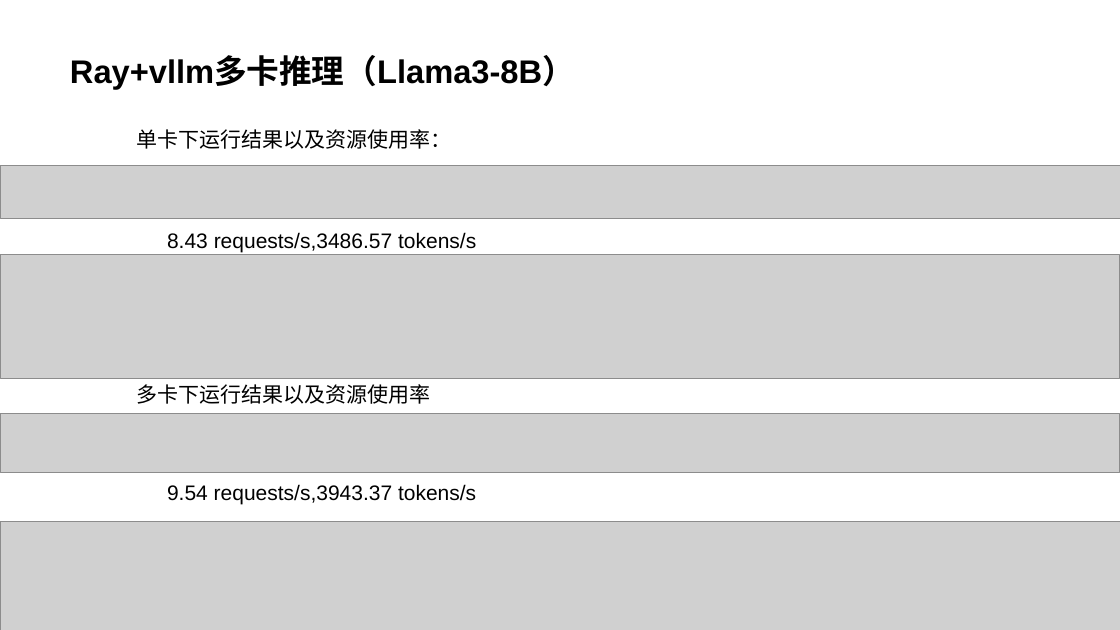
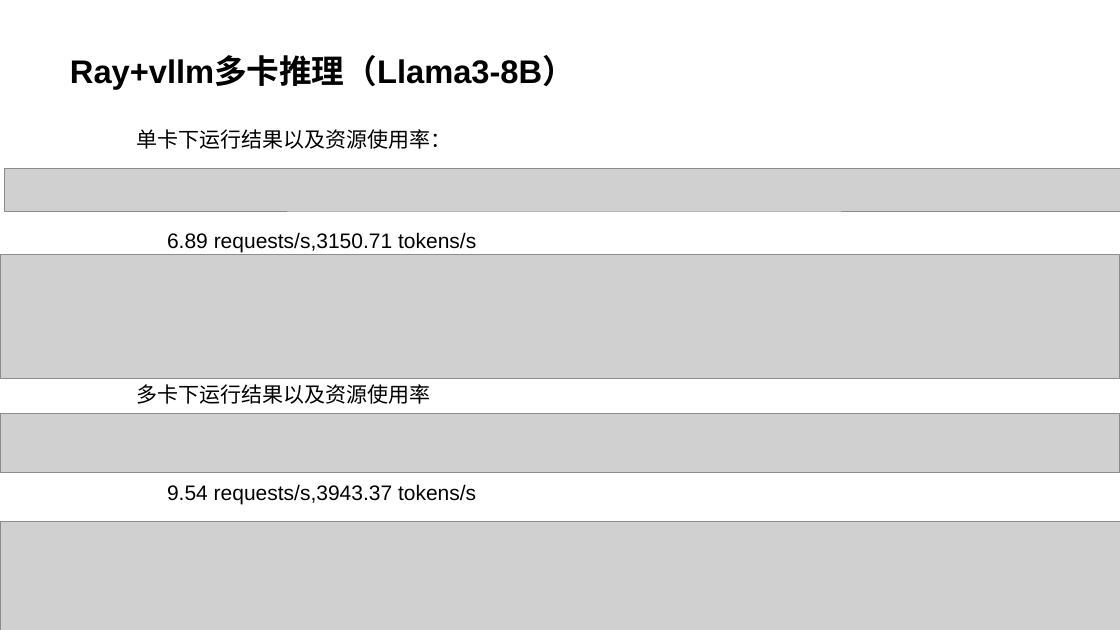
Before and after one commit to OSH-2024/Team_SwanGeese, a slide deck: slide 16 of final_report.pptx. Drawn at 1120x630 pixels with LibreOffice and Linux fonts; fonts in the diff are those of the drawing; grey boxes stand for pictures. Boxes give left, top, right and bottom in pixels: in the first picture for what was removed or moved away, otherwise in the second. Text is boxed around its words. In the diff, an @@ line names an element or a change of style, - is before the commit and + after.

```diff
--- a/final_report.pptx
+++ b/final_report.pptx
@@ picture: place and size @@
-picture at box(0, 166, 1120, 218)
+picture at box(4, 168, 1120, 211)
@@ text at box(167, 232, 476, 252): text changed @@
-8.43 requests/s,3486.57 tokens/s
+6.89 requests/s,3150.71 tokens/s
```
Also in this commit, not shown: 1 other slide changed.
